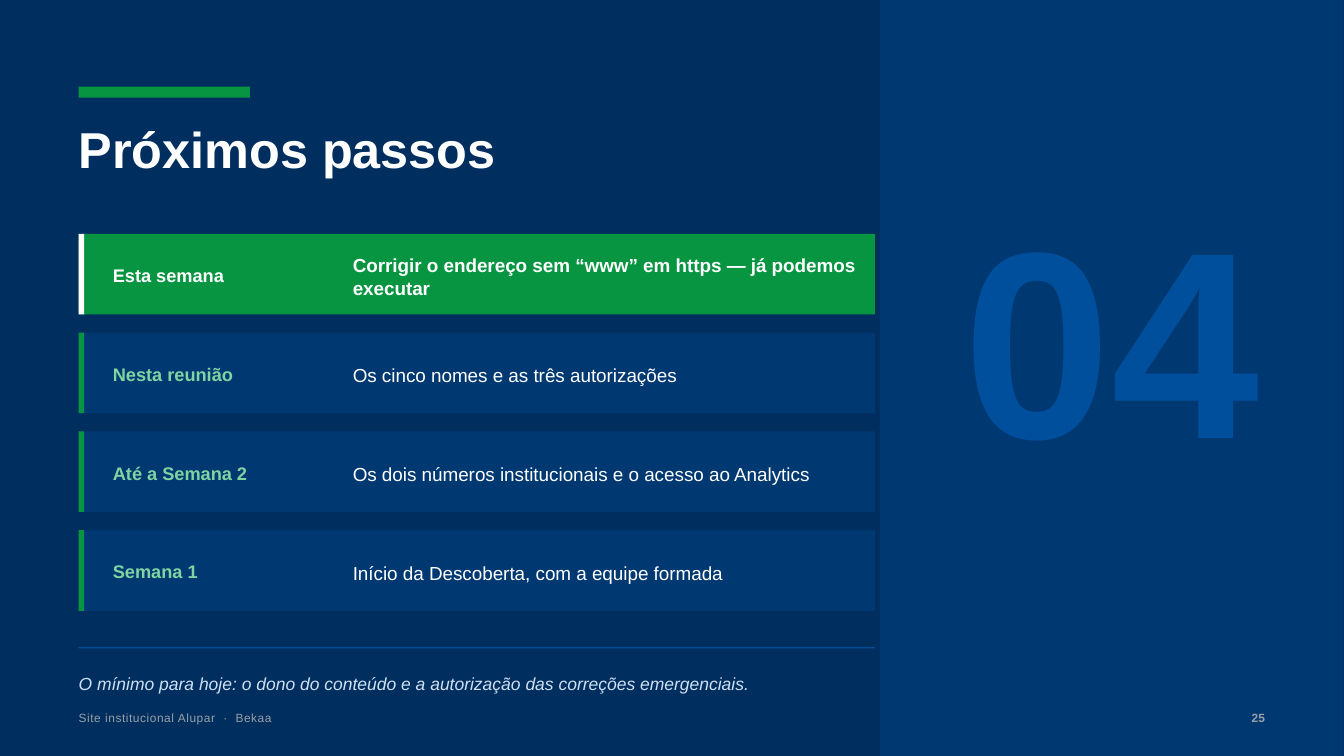
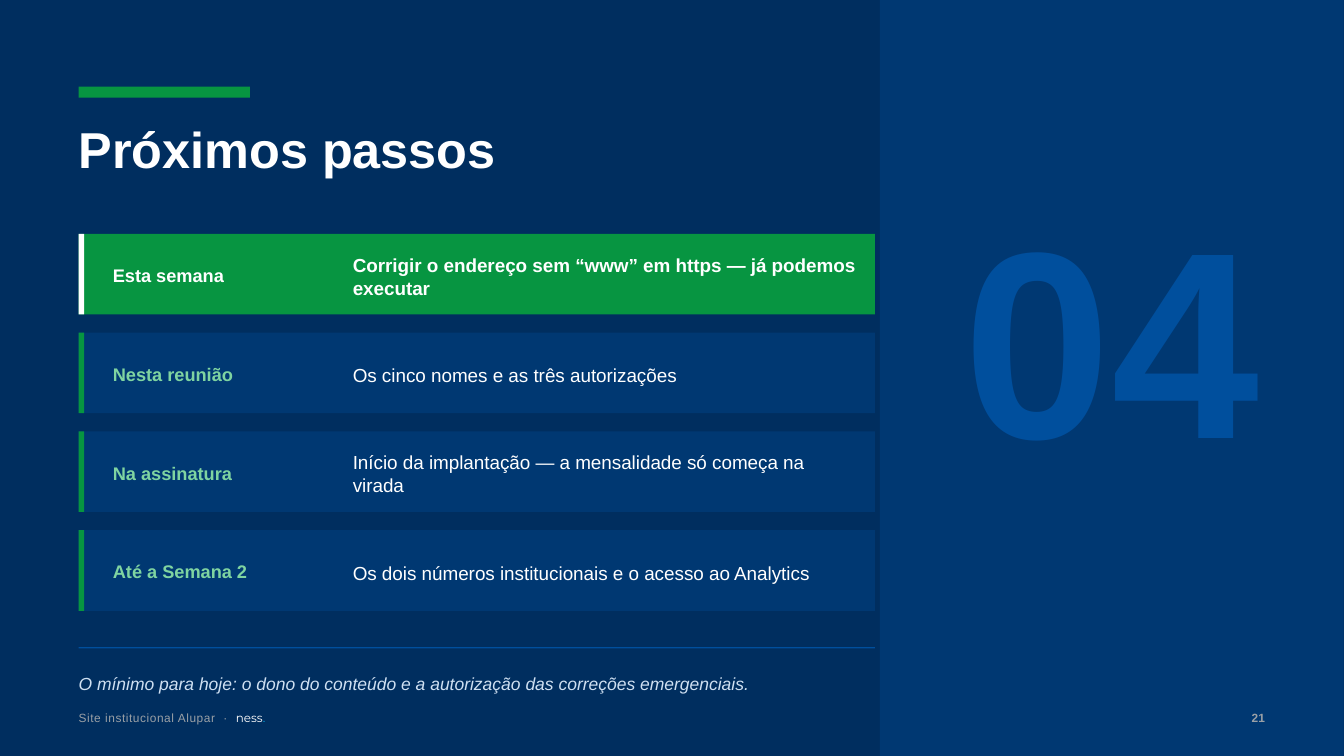
Before and after one commit to nessenergy/sitealupar, a slide deck: slide 22 of apresentacao/apresentacao-alupar.pptx (slide 26 before the commit). Drawn at 1344x756 pixels with LibreOffice and Linux fonts; fonts in the diff are those of the drawing. Boxes give left, top, right and bottom in pixels: in the first picture for what was removed or moved away, otherwise in the second. Text is boxed around its words. In the diff, an @@ line names an element or a change of style, - is before the commit and + after.

Commit message:
docs: proposta em mensalidade, só o institucional, em nome da ness.
A Alupar não tem verba de projeto e já paga R$ 1.500/mês à MZ só pelo
institucional. A proposta passa a ser essa mesma mensalidade, sem
entrada, por 48 meses, com a implantação amortizada dentro dela (D15).

- Apresentação: saem o slide de equipe, os nomes nas responsabilidades e
  as horas por frente; a parte de proposta vira resumo, cobertura,
  comparação com hoje e condições. A autoria passa a ser só da ness.
- rs, pdi e ma ficam fora: seguem hospedados pela ness. e entram depois
  por acréscimo na mensalidade.
- Dossiê, decisões e pendências atualizados: o valor da MZ sai da lista
  de pendências e entra o aviso prévio do contrato.

```diff
--- a/apresentacao/apresentacao-alupar.pptx
+++ b/apresentacao/apresentacao-alupar.pptx
@@ text at box(113, 467, 232, 480): text changed @@
-Até a Semana 2
+Na assinatura
@@ text added at box(353, 455, 804, 493), 13.5 pt, text #FFFFFF @@
+Início da implantação — a mensalidade só começa na virada
@@ text at box(113, 564, 247, 578): text changed @@
-Semana 1
+Até a Semana 2
@@ text "Os dois números institucionais e ...": place and size @@
-text "Os dois números institucionais e ..." at box(353, 467, 809, 485)
+text "Os dois números institucionais e ..." at box(353, 566, 809, 584)
@@ text removed at box(353, 566, 723, 584) @@
-Início da Descoberta, com a equipe formada
@@ text at box(79, 713, 265, 725): text changed @@
-Site institucional Alupar · Bekaa
+Site institucional Alupar · ness.
@@ text at box(1252, 713, 1265, 722): text changed @@
-25
+21
```
Also in this commit, not shown: 20 other slides changed, 1 slide added, 5 slides removed, 9 other files.
